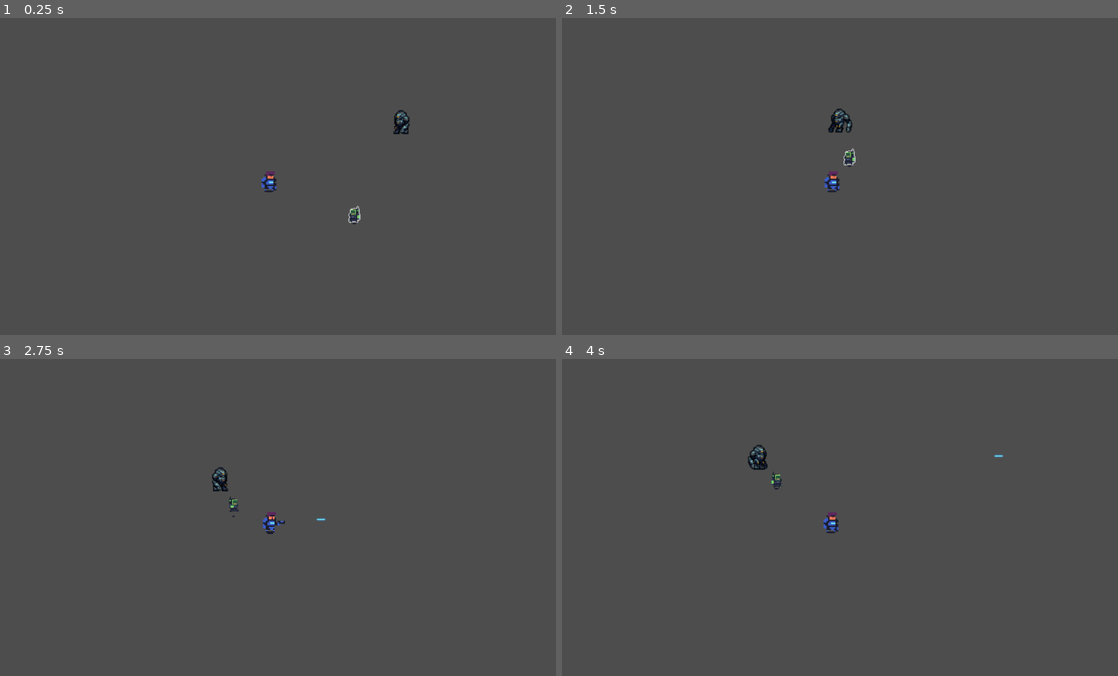
Above: before the commit, frames 1-4 (two rows, left to right).
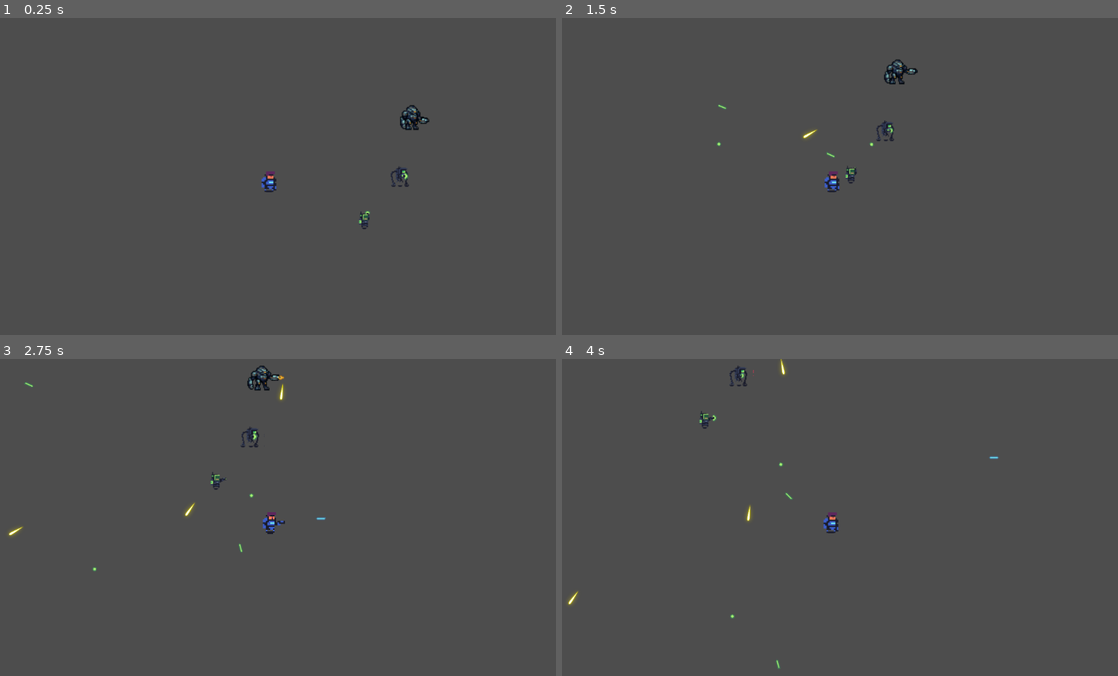
Above: after the commit, the same moments.

Repository: GerardinClement/Gamejam_forge
Game: Godot game, scene res://AnimatedCharacters/playerAndEnemy.tscn
The game is run twice, just before and just after one commit, with the same random seed, the same clock (stepped at 60 frames per second) and the same inputs. This scene is started directly instead of the project's main scene.
Inputs (mouse positions are in pixels of both pictures, inside the frame that each line leads up to):
- Up to frame 1 (0.25 s): no input
- Up to frame 2 (1.5 s): move the mouse to (962, 160) at 0.52 s; move the mouse to (723, 192) at 1.27 s
- Up to frame 3 (2.75 s): move the mouse to (328, 447) at 2.02 s
- Up to frame 4 (4 s): move the mouse to (806, 580) at 2.77 s; move the mouse to (1006, 565) at 3.52 s

The runs differ from the first frame. In frame 1, 0.6% of the frame differs, in the area x 62-78%, y 27-67%; in frame 2, 0.8%, in the area x 27-64%, y 13-53%; in frame 3, 0.7%; in frame 4, 0.6%.

Commit message:
Enemies attack the hero

Diff:
--- a/AnimatedCharacters/Enemies/enemyBullet.gd
+++ b/AnimatedCharacters/Enemies/enemyBullet.gd
@@ -1,8 +1,8 @@
 extends CharacterBody2D
 
-@onready var player = get_parent().get_parent().get_node("Player")
-const speed = 3000
-
+#@onready var player = get_parent().get_parent().get_node("Player")
+const speed = 300.0
+@onready var player = get_parent().get_node("Player")
 
 func _ready():
 	pass # Replace with function body.
@@ -10,5 +10,9 @@
 
 # Called every frame. 'delta' is the elapsed time since the previous frame.
 func _physics_process(delta):
-	velocity = global_position.direction_to(player.global_position)
-	move_and_collide(velocity * speed * delta)
+	if $AnimatedSprite2D:
+		$AnimatedSprite2D.play("default")
+	if velocity == Vector2(0, 0):
+		velocity = position.direction_to(player.global_position)
+		look_at(player.global_position)
+	move_and_collide(velocity.normalized() * speed * delta)
--- /dev/null
+++ b/AnimatedCharacters/Enemies/human/Bullet.tscn
@@ -0,0 +1,54 @@
+[gd_scene load_steps=9 format=3 uid="uid://bengab2gwd7r"]
+
+[ext_resource type="Texture2D" uid="uid://1utd36kfuwuh" path="res://Assets/Projectiles/projectiles x2.png" id="1_incx7"]
+[ext_resource type="Script" path="res://AnimatedCharacters/Enemies/enemyBullet.gd" id="1_vtpx8"]
+
+[sub_resource type="RectangleShape2D" id="RectangleShape2D_arxls"]
+size = Vector2(16, 2)
+
+[sub_resource type="AtlasTexture" id="AtlasTexture_0tlwb"]
+atlas = ExtResource("1_incx7")
+region = Rect2(0, 0, 64, 52)
+
+[sub_resource type="AtlasTexture" id="AtlasTexture_ycj8e"]
+atlas = ExtResource("1_incx7")
+region = Rect2(64, 0, 64, 52)
+
+[sub_resource type="AtlasTexture" id="AtlasTexture_k0n52"]
+atlas = ExtResource("1_incx7")
+region = Rect2(128, 0, 64, 52)
+
+[sub_resource type="AtlasTexture" id="AtlasTexture_r51hh"]
+atlas = ExtResource("1_incx7")
+region = Rect2(192, 0, 64, 52)
+
+[sub_resource type="SpriteFrames" id="SpriteFrames_3bgo6"]
+animations = [{
+"frames": [{
+"duration": 1.0,
+"texture": SubResource("AtlasTexture_0tlwb")
+}, {
+"duration": 1.0,
+"texture": SubResource("AtlasTexture_ycj8e")
+}, {
+"duration": 1.0,
+"texture": SubResource("AtlasTexture_k0n52")
+}, {
+"duration": 1.0,
+"texture": SubResource("AtlasTexture_r51hh")
+}],
+"loop": true,
+"name": &"default",
+"speed": 5.0
+}]
+
+[node name="Bullet" type="CharacterBody2D"]
+collision_layer = 4
+script = ExtResource("1_vtpx8")
+
+[node name="CollisionShape2D" type="CollisionShape2D" parent="."]
+position = Vector2(-1, 7)
+shape = SubResource("RectangleShape2D_arxls")
+
+[node name="AnimatedSprite2D" type="AnimatedSprite2D" parent="."]
+sprite_frames = SubResource("SpriteFrames_3bgo6")
--- a/AnimatedCharacters/Enemies/human/human.tscn
+++ b/AnimatedCharacters/Enemies/human/human.tscn
@@ -191,8 +191,8 @@
 "texture": SubResource("AtlasTexture_fa0r3")
 }],
 "loop": true,
-"name": &"shoot",
-"speed": 5.0
+"name": &"shootRight",
+"speed": 4.0
 }]
 
 [node name="human" type="CharacterBody2D"]
@@ -204,5 +204,10 @@
 
 [node name="animations" type="AnimatedSprite2D" parent="."]
 sprite_frames = SubResource("SpriteFrames_lyqgq")
-animation = &"moveLeft"
-frame_progress = 0.320866
+animation = &"shootRight"
+
+[node name="Timer" type="Timer" parent="."]
+one_shot = true
+
+[node name="gunPos" type="Marker2D" parent="."]
+position = Vector2(13, 0)
--- /dev/null
+++ b/AnimatedCharacters/Enemies/mech/Bullet.tscn
@@ -0,0 +1,20 @@
+[gd_scene load_steps=4 format=3 uid="uid://t6jn6bwrgcsg"]
+
+[ext_resource type="Script" path="res://AnimatedCharacters/Enemies/enemyBullet.gd" id="1_r8wag"]
+[ext_resource type="Texture2D" uid="uid://dlkphnddk6kq1" path="res://Assets/Projectiles/Laser Sprites/18.png" id="2_garjg"]
+
+[sub_resource type="RectangleShape2D" id="RectangleShape2D_cudqa"]
+size = Vector2(23, 4)
+
+[node name="Bullet" type="CharacterBody2D"]
+collision_layer = 4
+script = ExtResource("1_r8wag")
+
+[node name="CollisionShape2D" type="CollisionShape2D" parent="."]
+position = Vector2(-2.5, -1)
+shape = SubResource("RectangleShape2D_cudqa")
+
+[node name="18" type="Sprite2D" parent="."]
+position = Vector2(-4, -1)
+scale = Vector2(0.2, 0.2)
+texture = ExtResource("2_garjg")
--- a/AnimatedCharacters/Enemies/mech/mech.tscn
+++ b/AnimatedCharacters/Enemies/mech/mech.tscn
@@ -321,5 +321,12 @@
 
 [node name="animations" type="AnimatedSprite2D" parent="."]
 sprite_frames = SubResource("SpriteFrames_qt316")
-animation = &"shootTop"
-frame_progress = 0.0624864
+animation = &"shootRight"
+frame_progress = 0.950173
+
+[node name="Timer" type="Timer" parent="."]
+wait_time = 0.8
+one_shot = true
+
+[node name="gunPos" type="Marker2D" parent="."]
+position = Vector2(23, 1)
--- a/AnimatedCharacters/Enemies/octopus/Bullet.tscn
+++ b/AnimatedCharacters/Enemies/octopus/Bullet.tscn
@@ -1,9 +1,10 @@
-[gd_scene load_steps=8 format=3 uid="uid://bisr108gd3htl"]
+[gd_scene load_steps=9 format=3 uid="uid://bisr108gd3htl"]
 
+[ext_resource type="Script" path="res://AnimatedCharacters/Enemies/enemyBullet.gd" id="1_71bs5"]
 [ext_resource type="Texture2D" uid="uid://hhlnyq25m3mm" path="res://Assets/Tech Dungeon Roguelite - Asset Pack (v5)/Projectiles/projectiles x1.png" id="1_kbm2e"]
 
 [sub_resource type="RectangleShape2D" id="RectangleShape2D_x2ux3"]
-size = Vector2(9, 9)
+size = Vector2(5.33333, 6.66667)
 
 [sub_resource type="AtlasTexture" id="AtlasTexture_4v8ax"]
 atlas = ExtResource("1_kbm2e")
@@ -41,10 +42,13 @@
 "speed": 5.0
 }]
 
-[node name="Bullet" type="StaticBody2D"]
+[node name="Bullet" type="CharacterBody2D"]
+scale = Vector2(1.5, 1.5)
+collision_layer = 4
+script = ExtResource("1_71bs5")
 
 [node name="CollisionShape2D" type="CollisionShape2D" parent="."]
-position = Vector2(18.5, -0.5)
+position = Vector2(16.6667, -0.666667)
 shape = SubResource("RectangleShape2D_x2ux3")
 
 [node name="AnimatedSprite2D" type="AnimatedSprite2D" parent="."]
--- a/AnimatedCharacters/Enemies/octopus/octopus.tscn
+++ b/AnimatedCharacters/Enemies/octopus/octopus.tscn
@@ -299,11 +299,11 @@
 "texture": SubResource("AtlasTexture_m1oru")
 }],
 "loop": true,
-"name": &"shoot",
+"name": &"shootRight",
 "speed": 5.0
 }]
 
-[node name="octopusEnemy" type="CharacterBody2D"]
+[node name="octopus" type="CharacterBody2D"]
 collision_layer = 2
 
 [node name="CollisionShape2D" type="CollisionShape2D" parent="."]
@@ -312,4 +312,11 @@
 
 [node name="animations" type="AnimatedSprite2D" parent="."]
 sprite_frames = SubResource("SpriteFrames_lm8er")
-animation = &"shoot"
+animation = &"shootRight"
+frame_progress = 0.319514
+
+[node name="Timer" type="Timer" parent="."]
+one_shot = true
+
+[node name="gunPos" type="Marker2D" parent="."]
+position = Vector2(2, -1)
--- a/AnimatedCharacters/bullet.tscn
+++ /dev/null
@@ -1,54 +0,0 @@
-[gd_scene load_steps=8 format=3 uid="uid://cde6snse1po3p"]
-
-[ext_resource type="Texture2D" uid="uid://hhlnyq25m3mm" path="res://Assets/Tech Dungeon Roguelite - Asset Pack (v5)/Projectiles/projectiles x1.png" id="1_kbm2e"]
-
-[sub_resource type="RectangleShape2D" id="RectangleShape2D_x2ux3"]
-size = Vector2(9, 9)
-
-[sub_resource type="AtlasTexture" id="AtlasTexture_4v8ax"]
-atlas = ExtResource("1_kbm2e")
-region = Rect2(5, 64, 31, 32)
-
-[sub_resource type="AtlasTexture" id="AtlasTexture_pasp4"]
-atlas = ExtResource("1_kbm2e")
-region = Rect2(36, 64, 31, 32)
-
-[sub_resource type="AtlasTexture" id="AtlasTexture_8mn3b"]
-atlas = ExtResource("1_kbm2e")
-region = Rect2(67, 64, 31, 32)
-
-[sub_resource type="AtlasTexture" id="AtlasTexture_4aquj"]
-atlas = ExtResource("1_kbm2e")
-region = Rect2(98, 64, 31, 32)
-
-[sub_resource type="SpriteFrames" id="SpriteFrames_f7jqq"]
-animations = [{
-"frames": [{
-"duration": 1.0,
-"texture": SubResource("AtlasTexture_4v8ax")
-}, {
-"duration": 1.0,
-"texture": SubResource("AtlasTexture_pasp4")
-}, {
-"duration": 1.0,
-"texture": SubResource("AtlasTexture_8mn3b")
-}, {
-"duration": 1.0,
-"texture": SubResource("AtlasTexture_4aquj")
-}],
-"loop": true,
-"name": &"default",
-"speed": 5.0
-}]
-
-[node name="Bullet" type="CharacterBody2D"]
-collision_layer = 2
-
-[node name="CollisionShape2D" type="CollisionShape2D" parent="."]
-position = Vector2(18.5, -0.5)
-shape = SubResource("RectangleShape2D_x2ux3")
-
-[node name="AnimatedSprite2D" type="AnimatedSprite2D" parent="."]
-position = Vector2(21, -2)
-sprite_frames = SubResource("SpriteFrames_f7jqq")
-frame_progress = 0.708416
--- a/AnimatedCharacters/playerAndEnemy.tscn
+++ b/AnimatedCharacters/playerAndEnemy.tscn
@@ -4,7 +4,7 @@
 [ext_resource type="Script" path="res://ennemies.gd" id="3_hybdc"]
 [ext_resource type="PackedScene" uid="uid://cyhlud4i6s8kv" path="res://AnimatedCharacters/Enemies/human/human.tscn" id="4_x555r"]
 [ext_resource type="PackedScene" uid="uid://dl0fs76fenl5d" path="res://AnimatedCharacters/Enemies/mech/mech.tscn" id="5_45ch5"]
-[ext_resource type="PackedScene" uid="uid://chgiqstcmut5l" path="res://AnimatedCharacters/Enemies/octopus.tscn" id="5_t4syh"]
+[ext_resource type="PackedScene" uid="uid://dk23hftmrd5n8" path="res://AnimatedCharacters/Enemies/octopus/octopus.tscn" id="5_t4syh"]
 
 [node name="Node2D" type="Node2D"]
 
@@ -14,6 +14,7 @@
 script = ExtResource("3_hybdc")
 
 [node name="Player" parent="." instance=ExtResource("1_ollg0")]
+collision_mask = 3
 
 [node name="Camera2D" type="Camera2D" parent="."]
 position = Vector2(135, 99)
@@ -24,6 +25,6 @@
 script = ExtResource("3_hybdc")
 
 [node name="octopus" parent="." instance=ExtResource("5_t4syh")]
-position = Vector2(-331, 127)
+position = Vector2(297, 19)
 scale = Vector2(1.5, 1.5)
 script = ExtResource("3_hybdc")
--- a/bullet.gd
+++ b/bullet.gd
@@ -3,6 +3,7 @@
 
 const SPEED = 300.0
 @onready var animated_sprite = $AnimatedSprite2D
+
 func _physics_process(delta):
 	animated_sprite.play("default")
 	move_and_collide(velocity.normalized() * delta * SPEED)
--- a/ennemies.gd
+++ b/ennemies.gd
@@ -1,31 +1,65 @@
 extends CharacterBody2D
 
 
-@export var speed = 100
+@export var speed = 60
 @onready var player = get_parent().get_node("Player")
+var hasShot = true
+var animations
 var playerPos
 var enemyPos
 var bulletPath
 
+func _ready():
+	animations = get_node("animations")
+
+func _process(delta):
+	if $Timer.is_stopped():
+		hasShot = false
+		if enemyPos.x < playerPos.x:
+			animations.play("shootRight")
+		else:
+			animations.play("shootLeft")
+		$Timer.set_wait_time(1)
+		$Timer.start()
+
+	if checkFrame() && !hasShot:
+		shoot()
+		hasShot = true
+
 func _physics_process(delta):
-	var animations = get_node("animations")
+	if animations.is_playing() && (animations.animation != "moveRight" || animations.amination != "moveLeft"):
+		return
 	playerPos = player.position
 	enemyPos = (playerPos - position).normalized()
 	velocity = global_position.direction_to(player.global_position)
-	if enemyPos.x > 0:
+	if enemyPos.x > 0 && !animations.is_playing():
 		animations.play("moveRight")
-	else:
+	elif !animations.is_playing():
 		animations.play("moveLeft")
 	move_and_collide(velocity * speed * delta)
-	shoot()
+
 
 func shoot():
 	getBulletPath()
-	print(bulletPath)
 	if bulletPath:
 		var bullet = bulletPath.instantiate()
-		add_child(bullet)
+		get_parent().add_child(bullet)
+		print(get_node("gunPos").global_position)
+		bullet.position = get_node("gunPos").global_position
 
 func getBulletPath():
 	if get_name() == 'octopus':
 		bulletPath = load("res://AnimatedCharacters/Enemies/octopus/Bullet.tscn")
+	elif get_name() == 'mech':
+		bulletPath = load("res://AnimatedCharacters/Enemies/mech/Bullet.tscn")
+	elif get_name() == 'human':
+		bulletPath = load("res://AnimatedCharacters/Enemies/human/Bullet.tscn")
+
+func checkFrame():
+	if get_name() == 'octopus' && animations.frame == 2:
+		return true
+	elif get_name() == 'mech' && animations.frame == 3:
+		return true
+	elif get_name() == 'human' && animations.frame == 1:
+		return true
+	return false
Binary file added: Assets/Projectiles/Laser Sprites/01.png
Not shown, added: Assets/Projectiles/Laser Sprites/01.png.import
Binary file added: Assets/Projectiles/Laser Sprites/02.png
Not shown, added: Assets/Projectiles/Laser Sprites/02.png.import
Binary file added: Assets/Projectiles/Laser Sprites/03.png
Not shown, added: Assets/Projectiles/Laser Sprites/03.png.import
Binary file added: Assets/Projectiles/Laser Sprites/04.png
Not shown, added: Assets/Projectiles/Laser Sprites/04.png.import
Binary file added: Assets/Projectiles/Laser Sprites/05.png
Not shown, added: Assets/Projectiles/Laser Sprites/05.png.import
Binary file added: Assets/Projectiles/Laser Sprites/06.png
Not shown, added: Assets/Projectiles/Laser Sprites/06.png.import
(and 120 more such lines)
